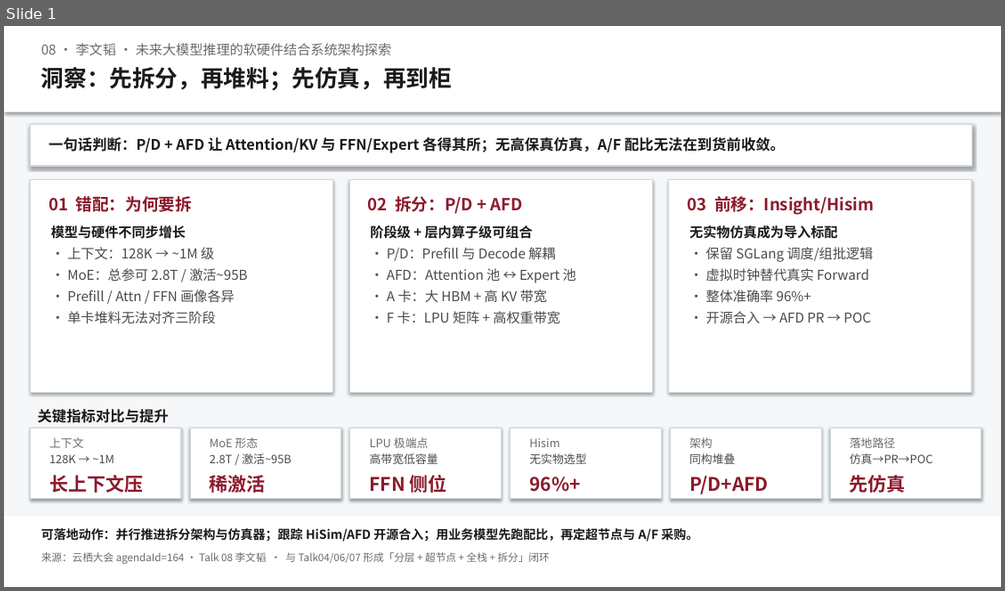
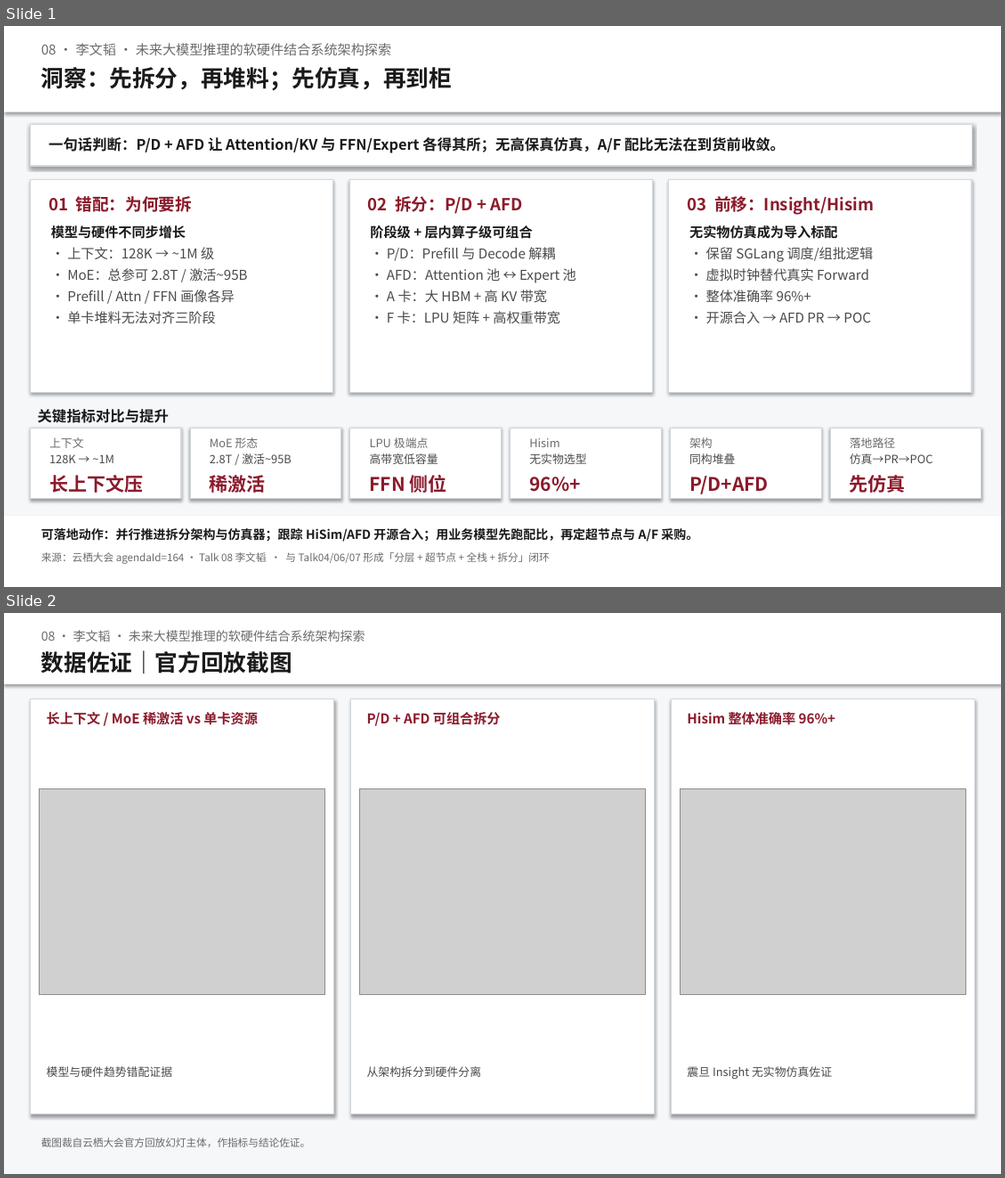
Before and after one commit to Annie-Summer/Kthena, a slide deck: yunqi-2026-cipu-forum/docs/洞察一页-08-未来大模型推理架构.pptx. Shown one above the other, each under a label of ours: slide 1 before the commit, slides 1 and 2 after it. The pictures are 1005x591 and 1005x1178 pixels, drawn with LibreOffice and Linux fonts; fonts in the diff are those of the drawing; grey boxes stand for pictures. Boxes give left, top, right and bottom in pixels: in the first picture for what was removed or moved away, otherwise in the second. Text is boxed around its words. In the diff, an @@ line names an element or a change of style, - is before the commit and + after.

```diff
--- a/yunqi-2026-cipu-forum/docs/洞察一页-08-未来大模型推理架构.pptx
+++ b/yunqi-2026-cipu-forum/docs/洞察一页-08-未来大模型推理架构.pptx
@@ slide 2 added at [4, 613, 1001, 1174], background #FFFFFF @@
@@ rectangle added at [4, 613, 1001, 1174], fill #F5F7F9 @@
@@ rectangle added at [4, 613, 1001, 684], fill #FFFFFF @@
@@ text added at [41, 630, 365, 641], 12 pt, text #6B6B6B @@
+08 · 李文韬 · 未来大模型推理的软硬件结合系统架构探索
@@ text added at [41, 650, 292, 674], 22 pt, text #1A1A1A, bold @@
+数据佐证｜官方回放截图
@@ rectangle added at [30, 699, 334, 1114], fill #FFFFFF, outline #D0D8DE 1 pt @@
@@ text added at [47, 712, 258, 725], 13 pt, text #8B1A2B, bold @@
+长上下文 / MoE 稀激活 vs 单卡资源
@@ rectangle added at [350, 699, 654, 1114], fill #FFFFFF, outline #D0D8DE 1 pt @@
@@ text added at [367, 712, 501, 726], 13 pt, text #8B1A2B, bold @@
+P/D + AFD 可组合拆分
@@ rectangle added at [671, 699, 975, 1114], fill #FFFFFF, outline #D0D8DE 1 pt @@
@@ text added at [687, 712, 835, 725], 13 pt, text #8B1A2B, bold @@
+Hisim 整体准确率 96%+
@@ picture added at [39, 789, 324, 995] @@
@@ picture added at [359, 789, 645, 995] @@
@@ picture added at [680, 789, 966, 995] @@
@@ text added at [47, 1066, 172, 1077], 11 pt, text #4A4A4A @@
+模型与硬件趋势错配证据
@@ text added at [367, 1066, 482, 1077], 11 pt, text #4A4A4A @@
+从架构拆分到硬件分离
@@ text added at [687, 1066, 832, 1078], 11 pt, text #4A4A4A @@
+震旦 Insight 无实物仿真佐证
@@ text added at [41, 1137, 310, 1147], 10 pt, text #6B6B6B @@
+截图裁自云栖大会官方回放幻灯主体，作指标与结论佐证。
```
Also in this commit, not shown: 16 other files.
